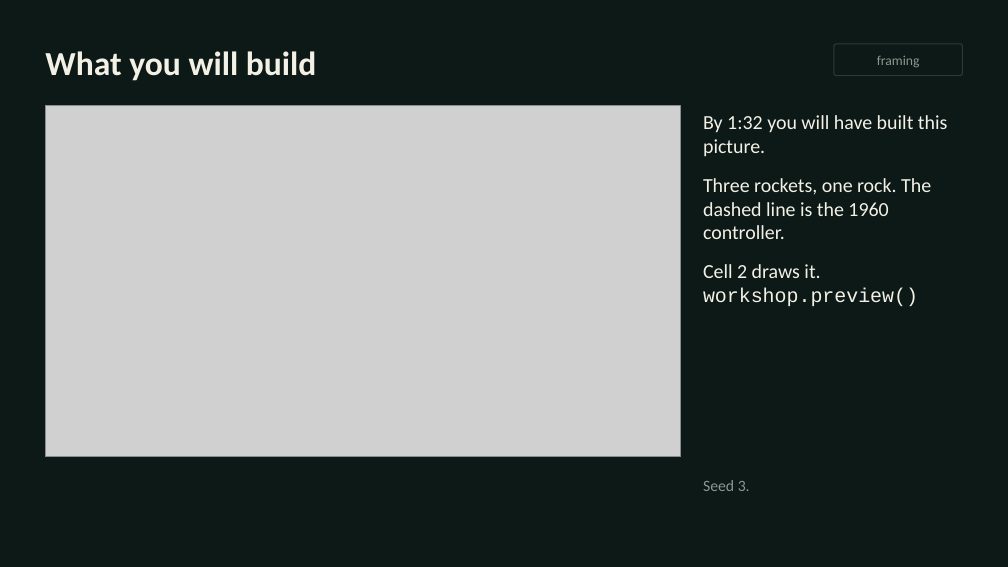
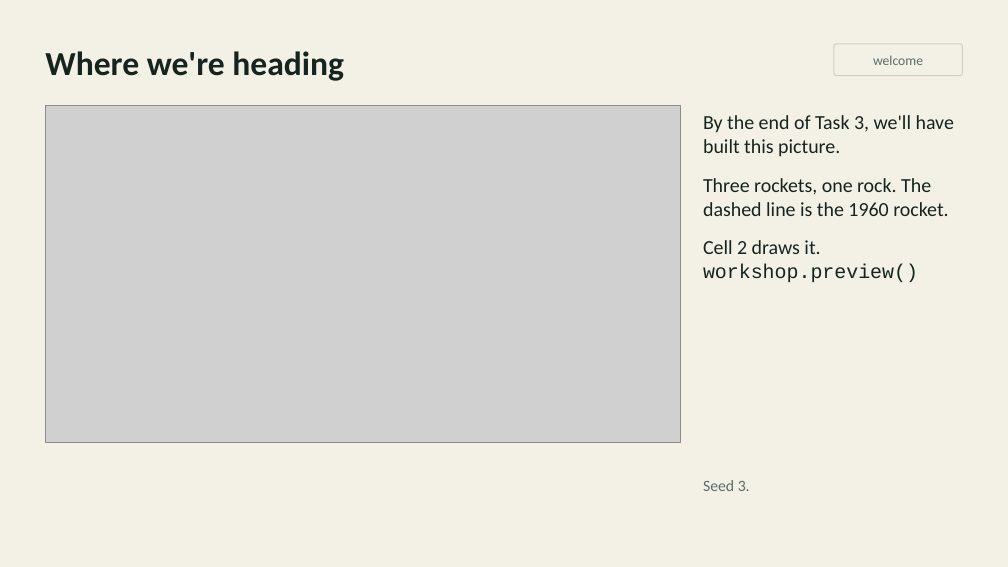
Before and after one commit to inferogenesis/cpomdp-workshop, a slide deck: slide 7 of deck/cpomdp_symposium_2026.pptx (slide 3 before the commit). Drawn at 1008x567 pixels with LibreOffice and Linux fonts; fonts in the diff are those of the drawing; grey boxes stand for pictures. Boxes give left, top, right and bottom in pixels: in the first picture for what was removed or moved away, otherwise in the second. Text is boxed around its words. In the diff, an @@ line names an element or a change of style, - is before the commit and + after.

Commit message:
feat: remake the deck in 31 slides on the light theme, with a timer for each task

```diff
--- a/deck/cpomdp_symposium_2026.pptx
+++ b/deck/cpomdp_symposium_2026.pptx
@@ background #0C1916 to #F3F0E6 @@
@@ text at (45, 51, 344, 81): text changed; text colour #F3F0E6 to #16241F @@
-What you will build
+Where we're heading
@@ rounded rectangle "welcome" at (834, 44, 963, 76): outline #2A3D35 1 pt to #D3CEBF 1 pt @@
@@ text in rounded rectangle at (873, 55, 923, 65): text changed; text colour #8C968F to #5B6F68 @@
-framing
+welcome
@@ picture: place and size @@
-picture at (45, 106, 681, 457)
+picture at (45, 106, 681, 442)
@@ text at (703, 115, 954, 216): text changed; text colour #F3F0E6 to #16241F @@
-By 1:32 you will have built this picture.
-Three rockets, one rock. The dashed line is the 1960 controller.
+By the end of Task 3, we'll have built this picture.
+Three rockets, one rock. The dashed line is the 1960 rocket.
@@ text at (703, 240, 918, 282): text colour #F3F0E6 to #16241F in "Cell 2 draws it. workshop.preview()" @@
@@ text "Seed 3." at (703, 480, 750, 491): text colour #8C968F to #5B6F68 @@
```
Also in this commit, not shown: 14 other slides changed, 16 slides added, 10 slides removed, 12 other files.
